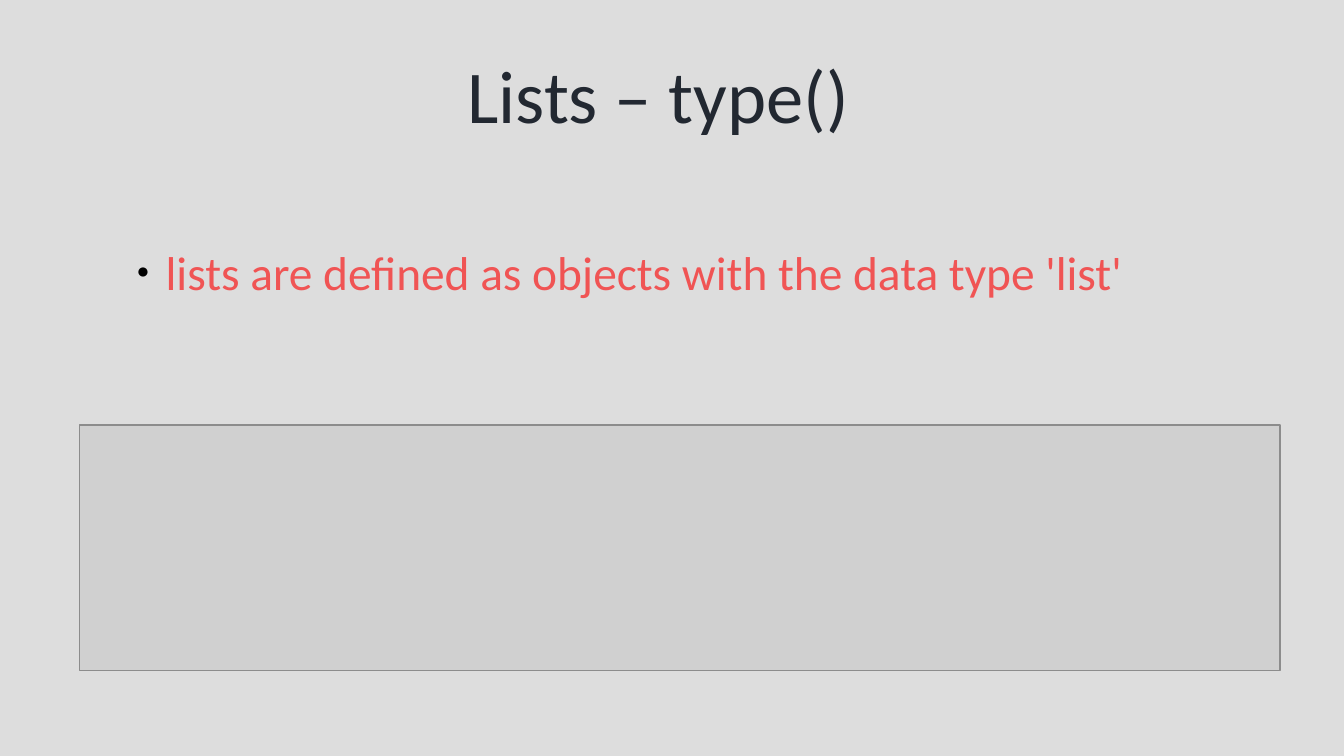
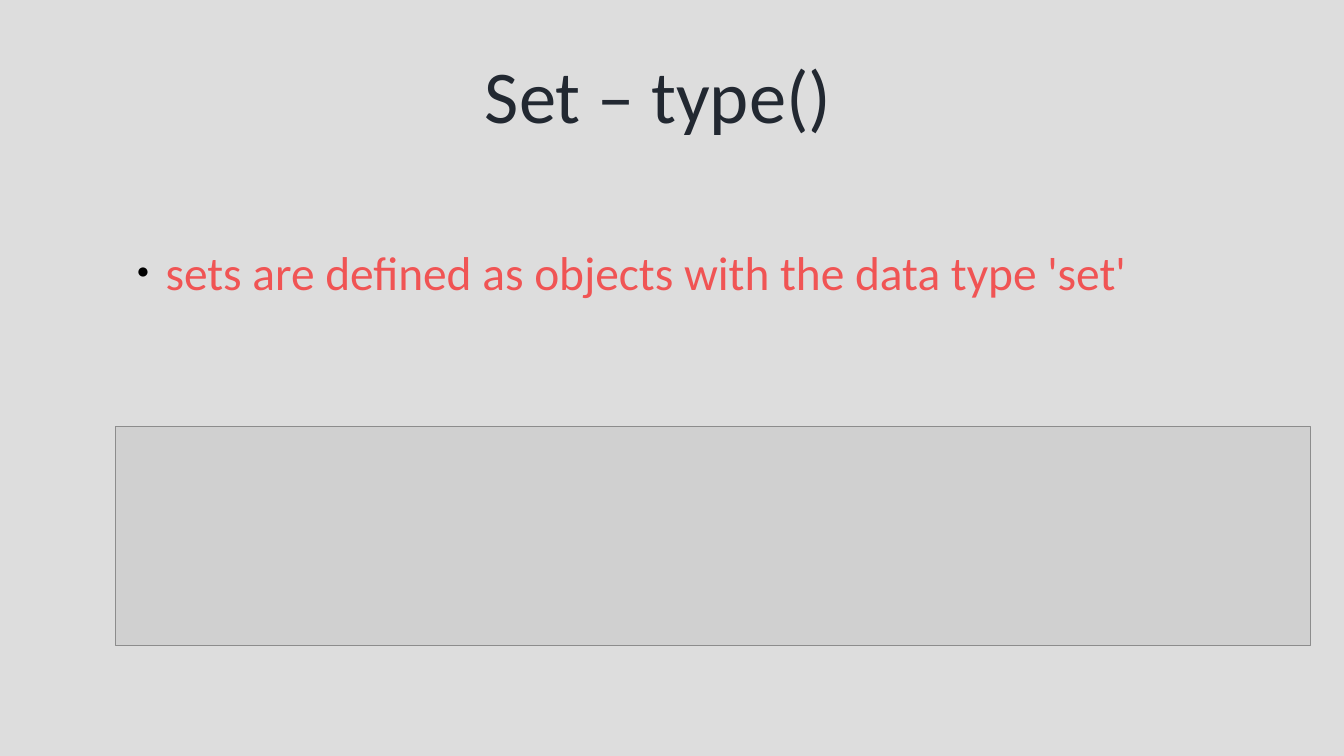
Before and after one commit to syedjafer/learning-notes, a slide deck: slide 19 of learnpythonwithus/session_10_ds_sets.odp (slide 26 before the commit). Drawn at 1344x756 pixels with LibreOffice and Linux fonts; fonts in the diff are those of the drawing; grey boxes stand for pictures. Boxes give left, top, right and bottom in pixels: in the first picture for what was removed or moved away, otherwise in the second. Text is boxed around its words. In the diff, an @@ line names an element or a change of style, - is before the commit and + after.

```diff
--- a/learnpythonwithus/session_10_ds_sets.odp
+++ b/learnpythonwithus/session_10_ds_sets.odp
@@ title at (485,68,831,135): text changed @@
-Lists – type()
+Set – type()
@@ text at (166,257,1126,298): text changed @@
-● lists are defined as objects with the data type 'list'
+● sets are defined as objects with the data type 'set'
@@ picture: place and size @@
-picture at (79,426,1281,671)
+picture at (116,427,1311,645)
```
Also in this commit, not shown: 6 other slides changed, 8 slides added, 18 slides removed, 2 other files.
